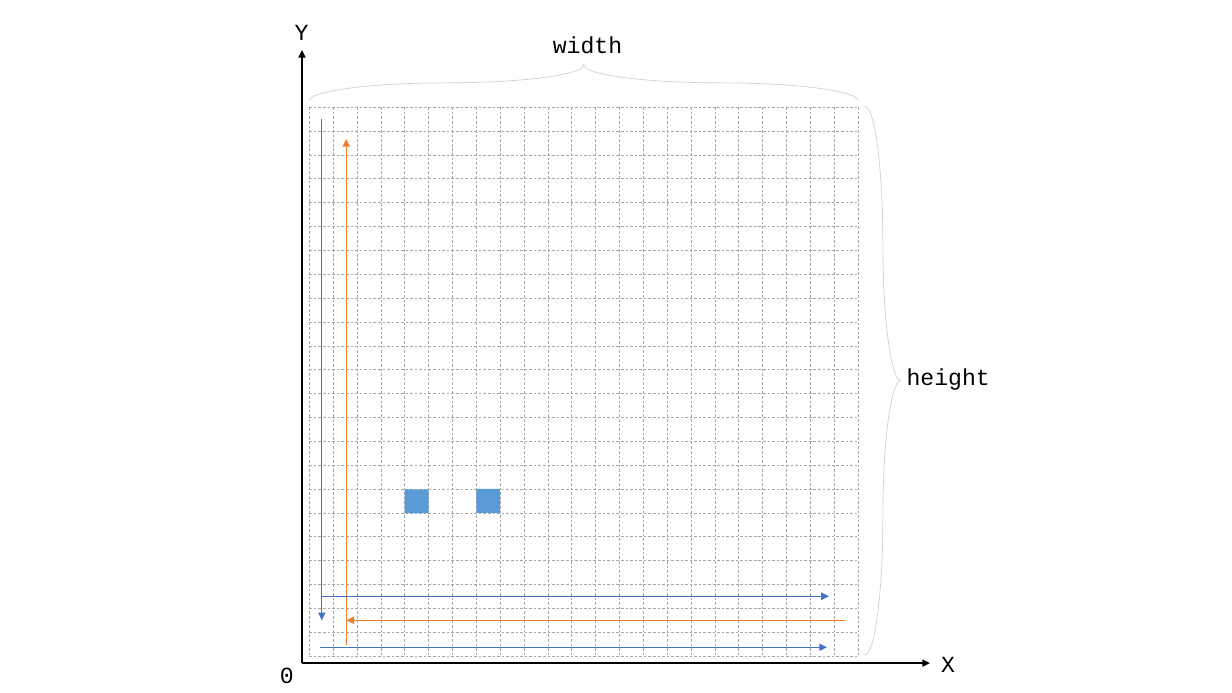
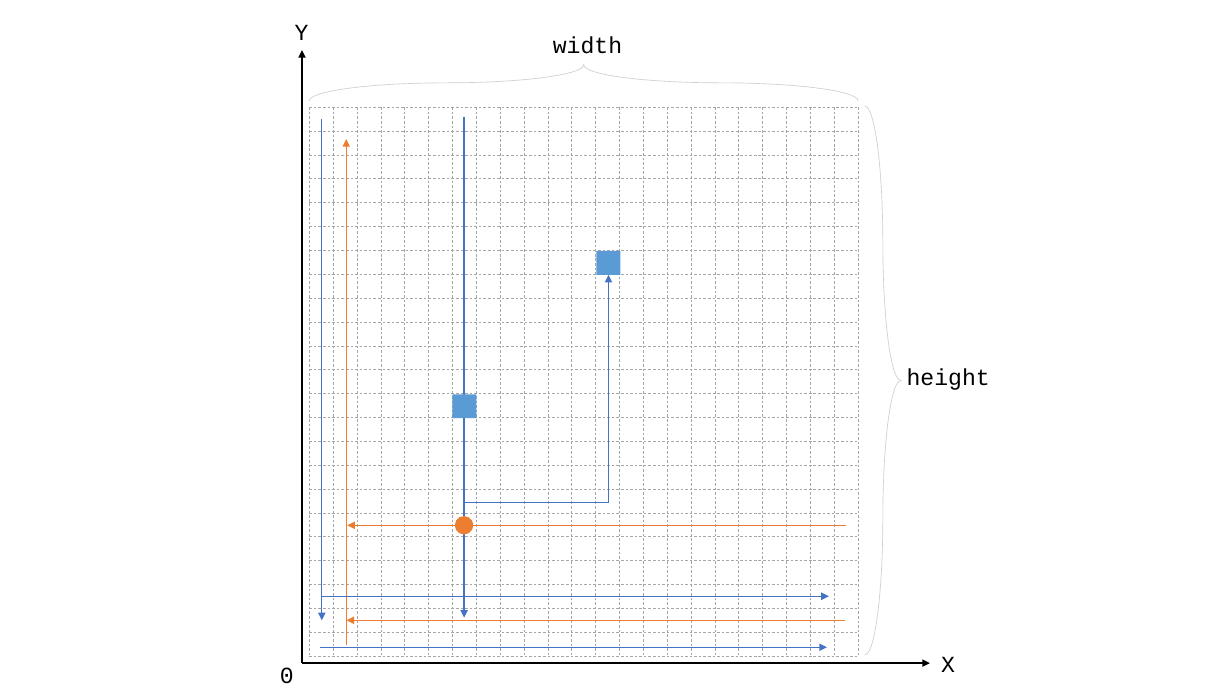
Before and after one commit to zyldgd/Sorting_System, a slide deck: slide 1 of arch.pptx. Drawn at 1232x693 pixels with LibreOffice and Linux fonts; fonts in the diff are those of the drawing. Boxes give left, top, right and bottom in pixels: in the first picture for what was removed or moved away, otherwise in the second. Text is boxed around its words. In the diff, an @@ line names an element or a change of style, - is before the commit and + after.

```diff
--- a/arch.pptx
+++ b/arch.pptx
@@ arrow added from (464, 116) to (464, 618), #4472C4 1 pt @@
@@ rectangle: place and size @@
-rectangle at bbox=[405, 490, 429, 514]
+rectangle at bbox=[597, 251, 621, 275]
@@ elbow arrow added from (464, 517) to (609, 274), #4472C4 0.5 pt @@
@@ rectangle: place and size @@
-rectangle at bbox=[476, 489, 500, 513]
+rectangle at bbox=[453, 395, 477, 419]
@@ arrow added from (846, 526) to (348, 526), #ED7D31 1 pt @@
@@ ellipse added at bbox=[455, 517, 473, 535], fill #ED7D31 @@
```
Also in this commit, not shown: 3 slides added, 7 other files.
